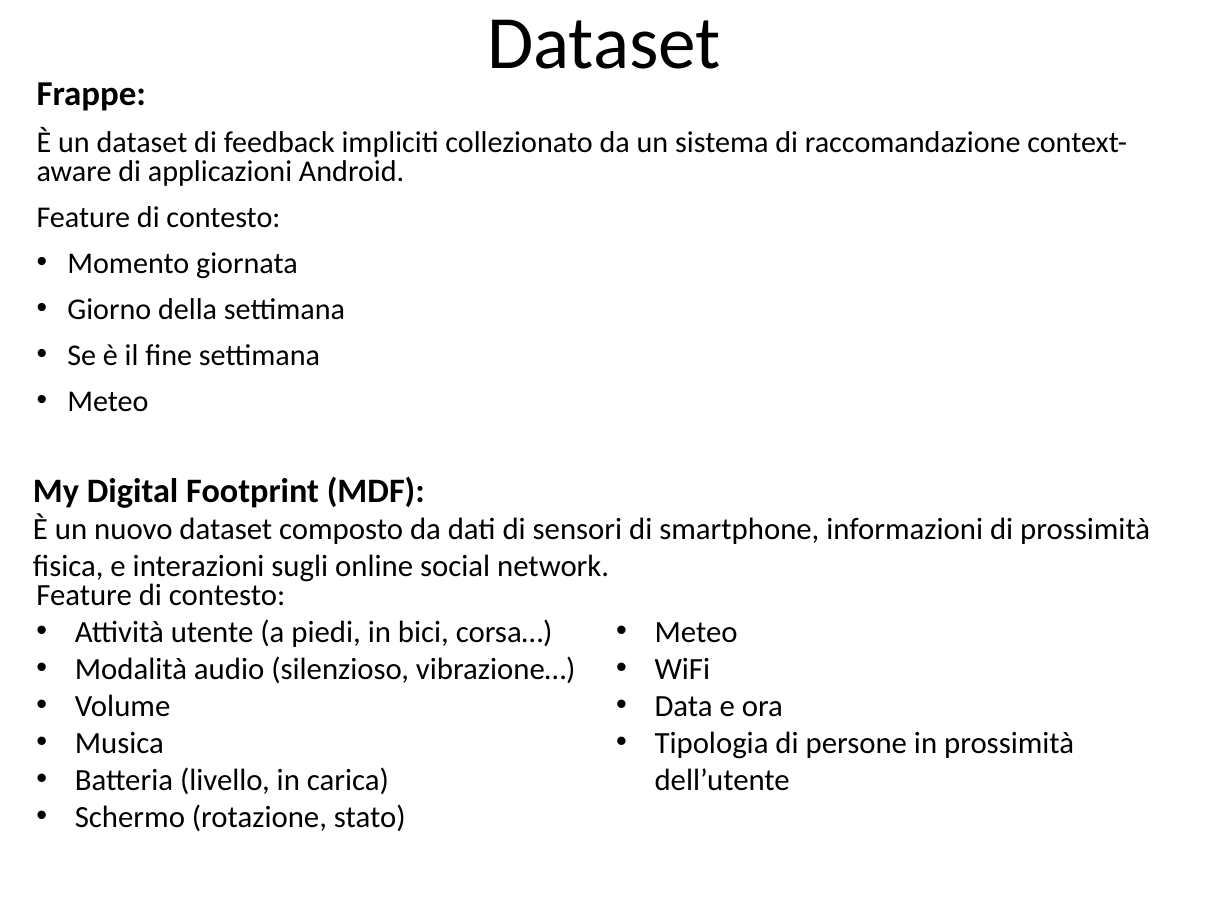
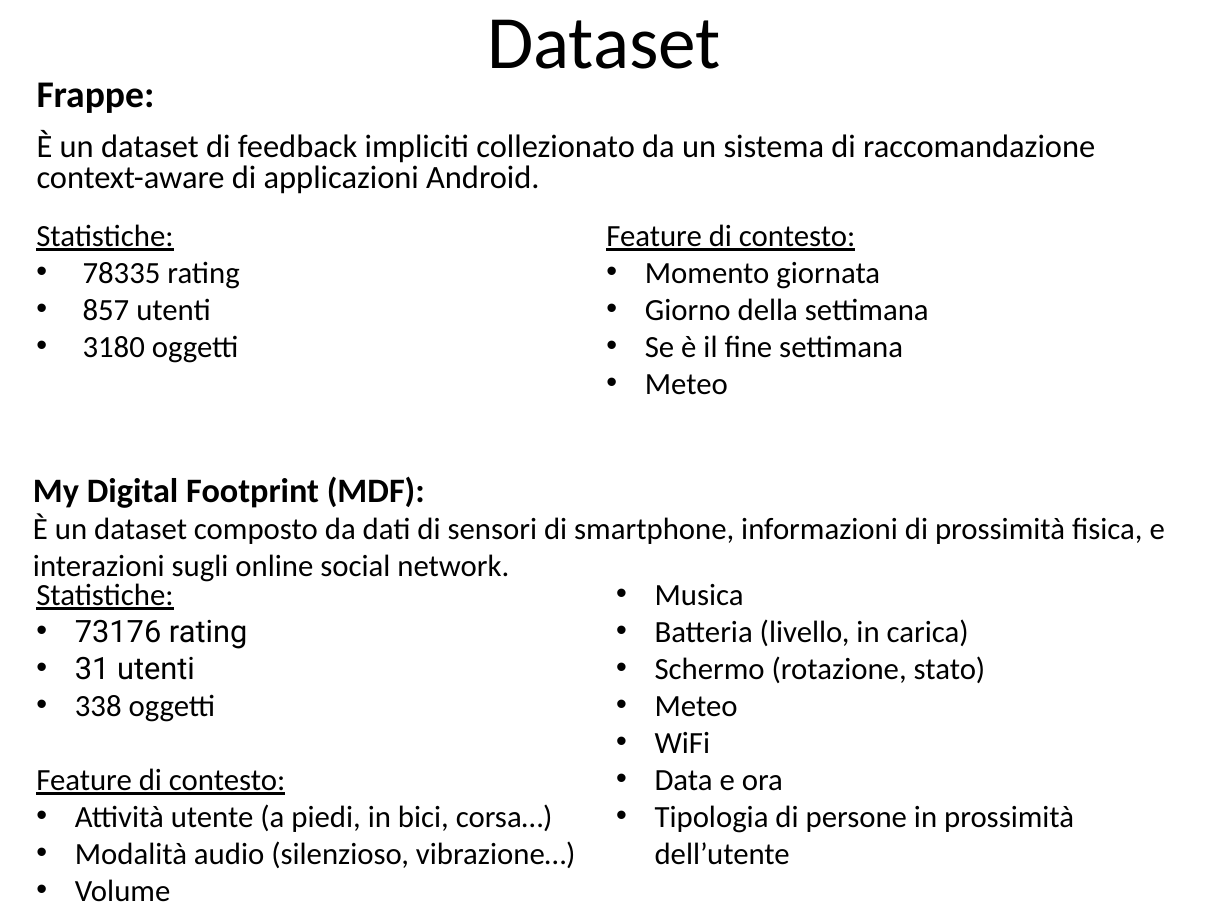
Before and after one commit to CriptHunter/tesi, a slide deck: slide 9 of presentazione/presentazione.pptx (slide 8 before the commit). Drawn at 1232x924 pixels with LibreOffice and Linux fonts; fonts in the diff are those of the drawing. Boxes give left, top, right and bottom in pixels: in the first picture for what was removed or moved away, otherwise in the second. Text is boxed around its words. In the diff, an @@ line names an element or a change of style, - is before the commit and + after.

```diff
--- a/presentazione/presentazione.pptx
+++ b/presentazione/presentazione.pptx
@@ text "Frappe:" at [37,82,1095,194]: size 20.4 to 22 pt in "Frappe:"; size 17.6 to 19 pt @@
@@ text at [37,206,345,412]: paragraphs removed @@
-Feature di contesto:
-• Momento giornata
-• Giorno della settimana
-• Se è il fine settimana
-• Meteo
@@ text added at [36,224,929,395], 18 pt, text #000000 @@
+Statistiche:
+• 78335 rating
+• 857 utenti
+• 3180 oggetti
+Feature di contesto:
+• Momento giornata
+• Giorno della settimana
+• Se è il fine settimana
+• Meteo
@@ text at [33,514,1165,585]: text changed @@
-È un nuovo dataset composto da dati di sensori di smartphone, informazioni di prossimità fisica, e interazioni sugli online social network.
+È un dataset composto da dati di sensori di smartphone, informazioni di prossimità fisica, e interazioni sugli online social network.
@@ text at [36,583,247,722]: paragraphs added @@
+Statistiche:
+• 73176 rating
+• 31 utenti
+• 338 oggetti
@@ text at [36,768,285,795]: underline on in "Feature di contesto:" @@
```
Also in this commit, not shown: 4 other slides changed, 2 slides added.
